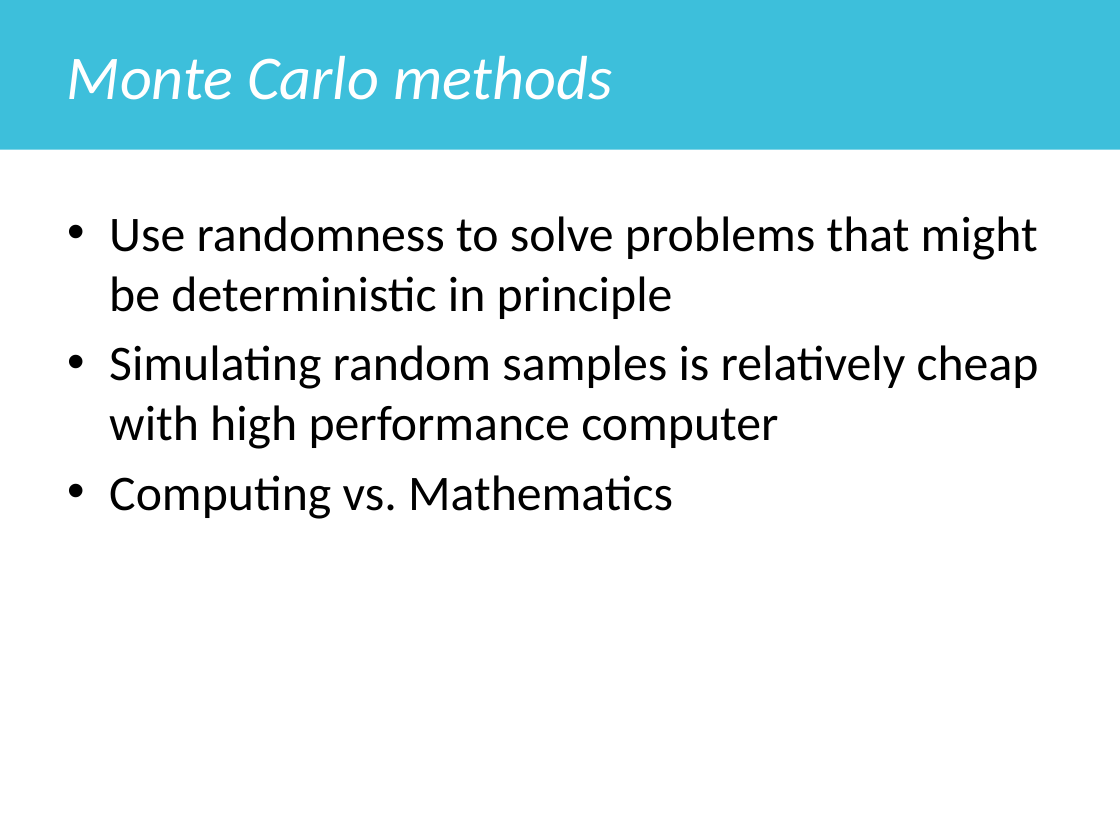
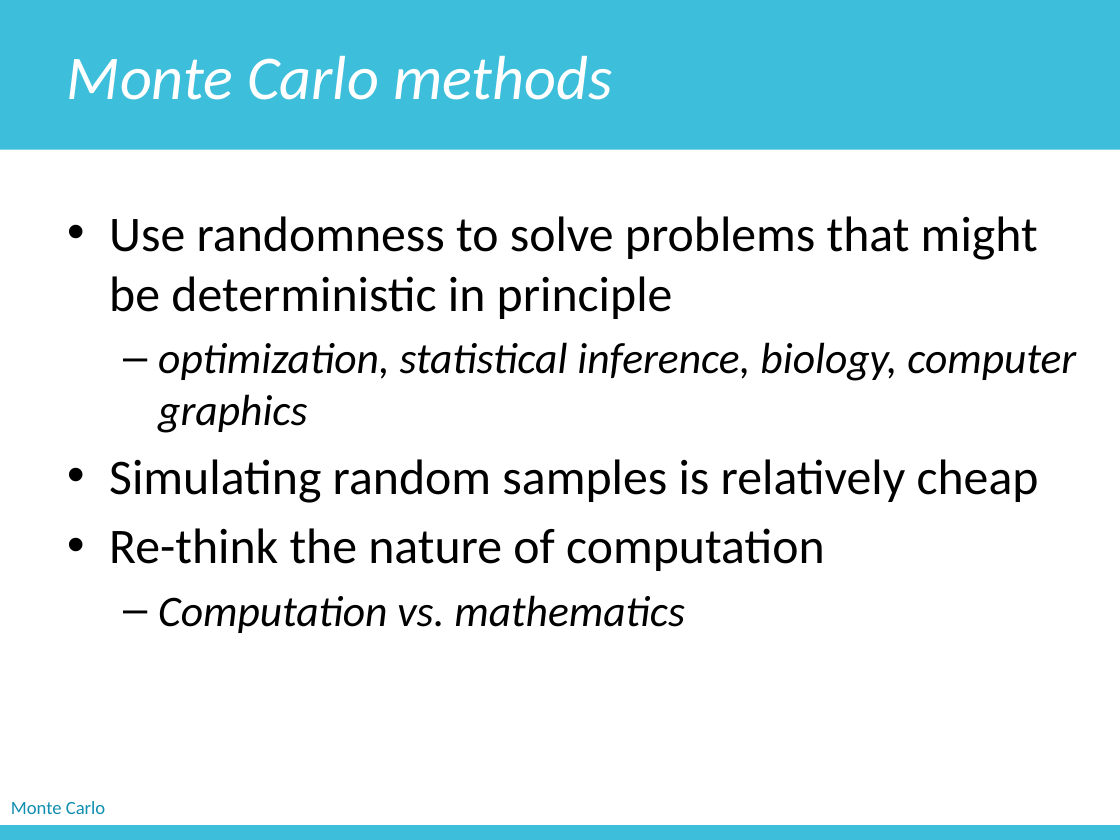
Before and after one commit to zichengliao/zuics101-fa17, a slide deck: slide 12 of lectures/lec13/lec13.pptx (slide 9 before the commit). Drawn at 1120x840 pixels with LibreOffice and Linux fonts; fonts in the diff are those of the drawing. Boxes give left, top, right and bottom in pixels: in the first picture for what was removed or moved away, otherwise in the second. Text is boxed around its words. In the diff, an @@ line names an element or a change of style, - is before the commit and + after.

```diff
--- a/lectures/lec13/lec13.pptx
+++ b/lectures/lec13/lec13.pptx
@@ text at (109,342,1076,633): text changed; size 32 to 28 pt; italic on @@
-• Simulating random samples is relatively cheap with high performance computer
-• Computing vs. Mathematics
+  – optimization, statistical inference, biology, computer graphics
+• Simulating random samples is relatively cheap
+• Re-think the nature of computation
+  – Computation vs. mathematics
@@ text added at (11,801,105,814), 12 pt, text #118EB0 @@
+Monte Carlo
@@ rectangle added at (0,825,1120,840), fill #3DBFDB @@
```
Also in this commit, not shown: 6 other slides changed, 4 slides added, 2 other files.
